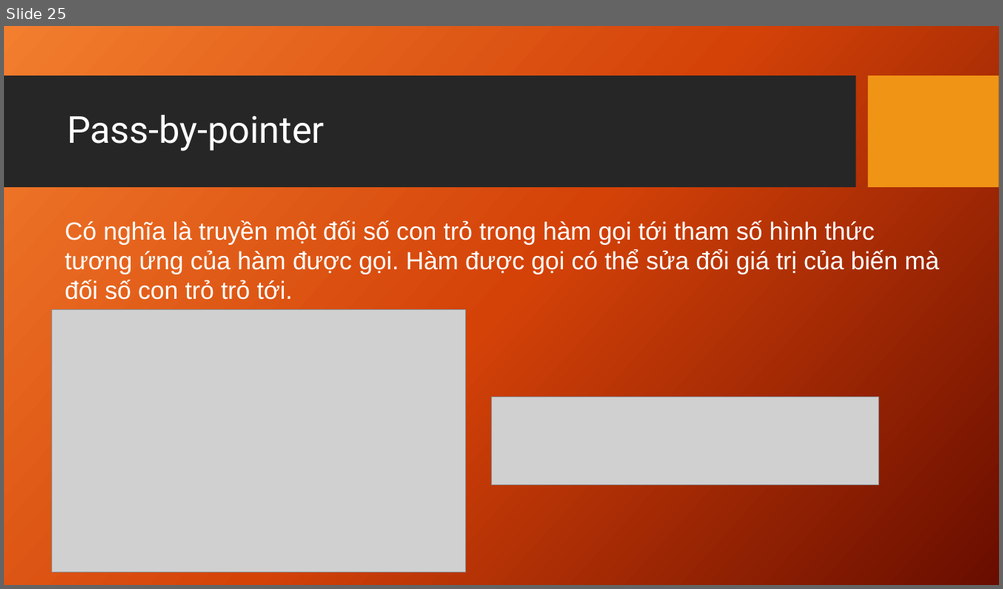
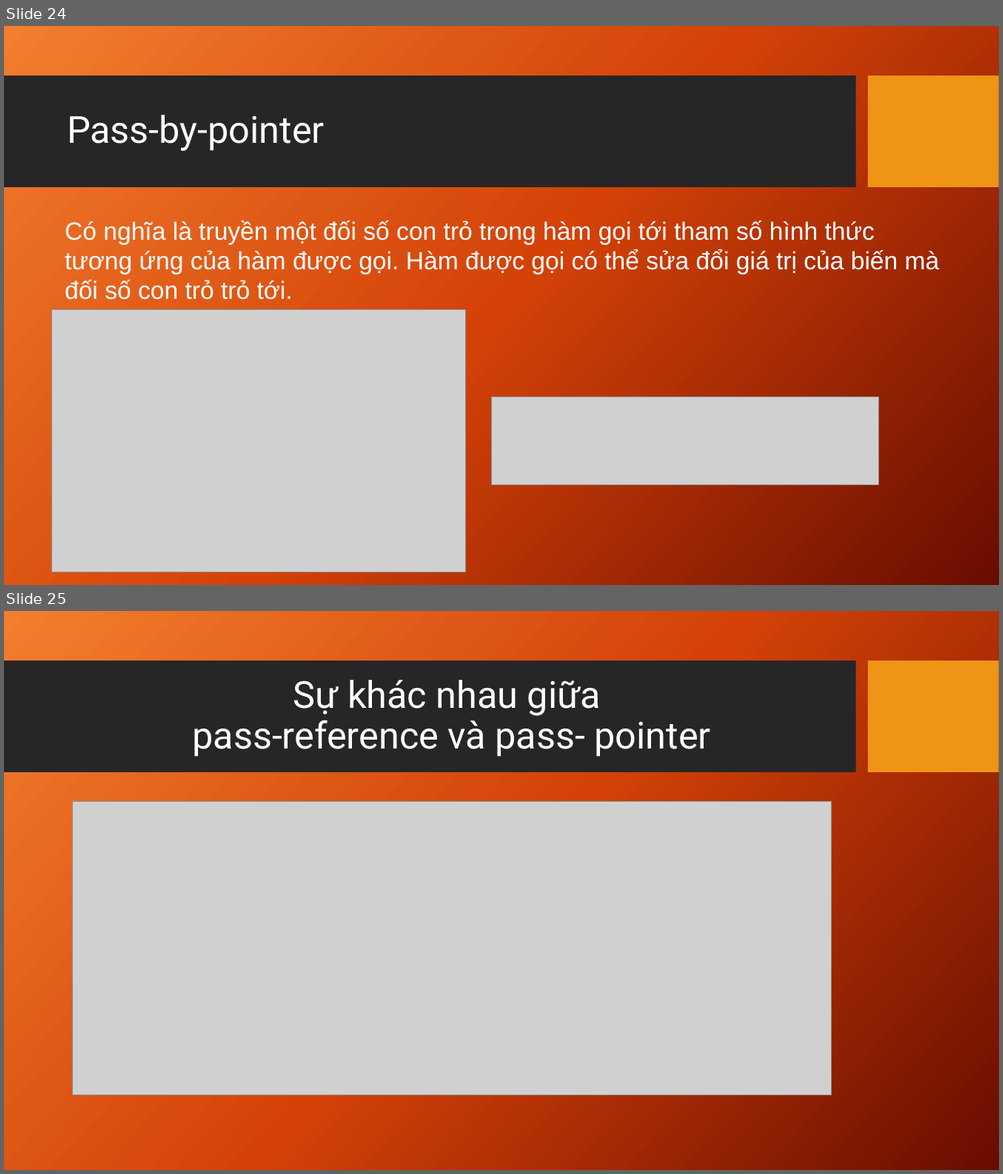
Before and after one commit to DantNg/learnCPP, a slide deck: Slide/Pointer.pptx. Shown one above the other, each under a label of ours: slide 25 before the commit, slides 24 and 25 after it. The pictures are 1003x589 and 1003x1174 pixels, drawn with LibreOffice and Linux fonts; fonts in the diff are those of the drawing; grey boxes stand for pictures; background and template pictures are left out. Boxes give left, top, right and bottom in pixels: in the first picture for what was removed or moved away, otherwise in the second. Text is boxed around its words. In the diff, an @@ line names an element or a change of style, - is before the commit and + after.

```diff
--- a/Slide/Pointer.pptx
+++ b/Slide/Pointer.pptx
@@ slide 25 added at <box>4,611,999,1170</box>, background picture (left out); not listed: 2 template elements that a slide beside it also shows @@
@@ title added at <box>192,680,711,757</box>, 36 pt, text #FFFFFF @@
+Sự khác nhau giữa
+pass-reference và pass- pointer
@@ picture added at <box>73,802,831,1096</box> @@
@@ what was slide 25 is now slide 24 @@
```
Also in this commit, not shown: 5 slides changed, 1 other slide added, 2 slides removed, 4 other files.
